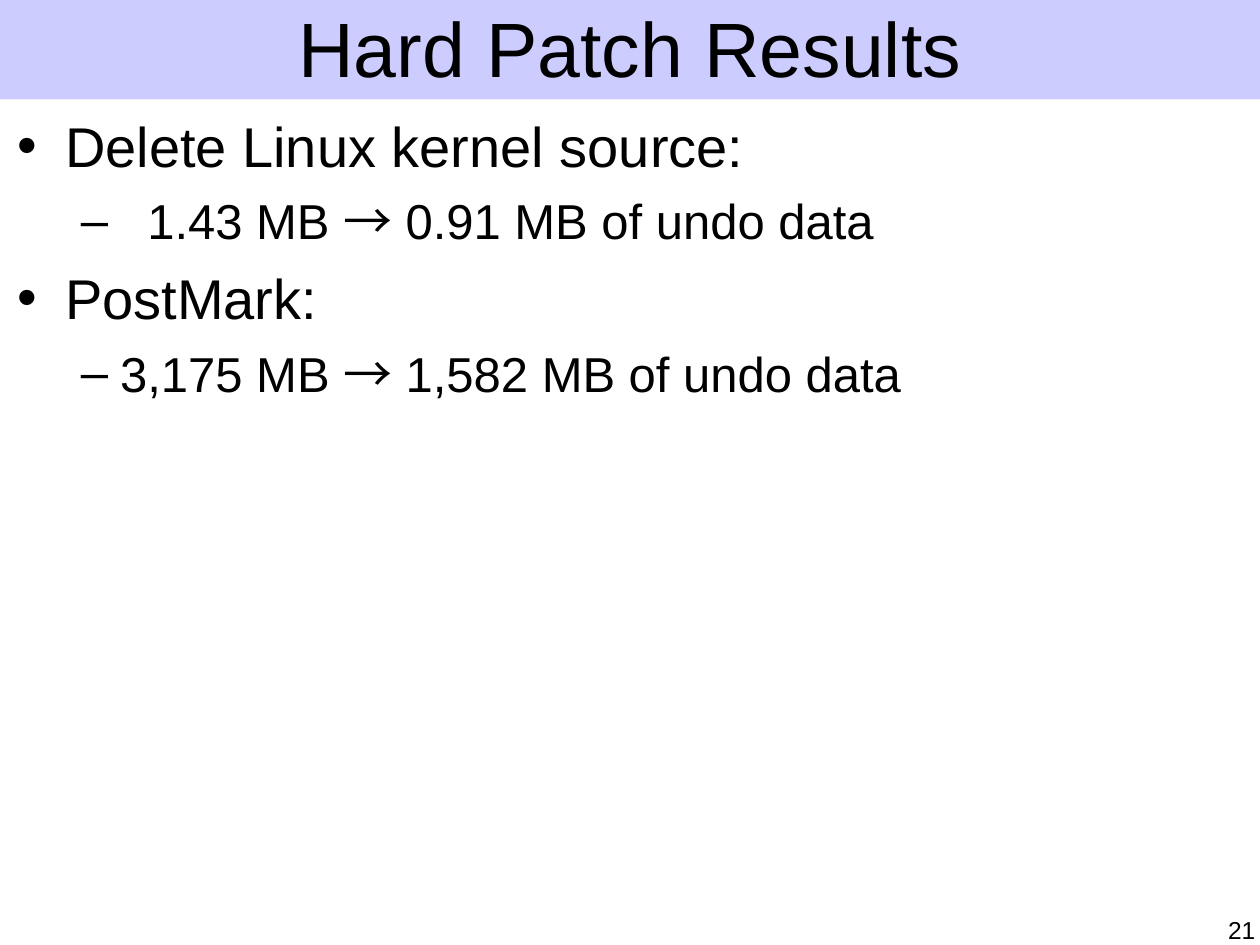
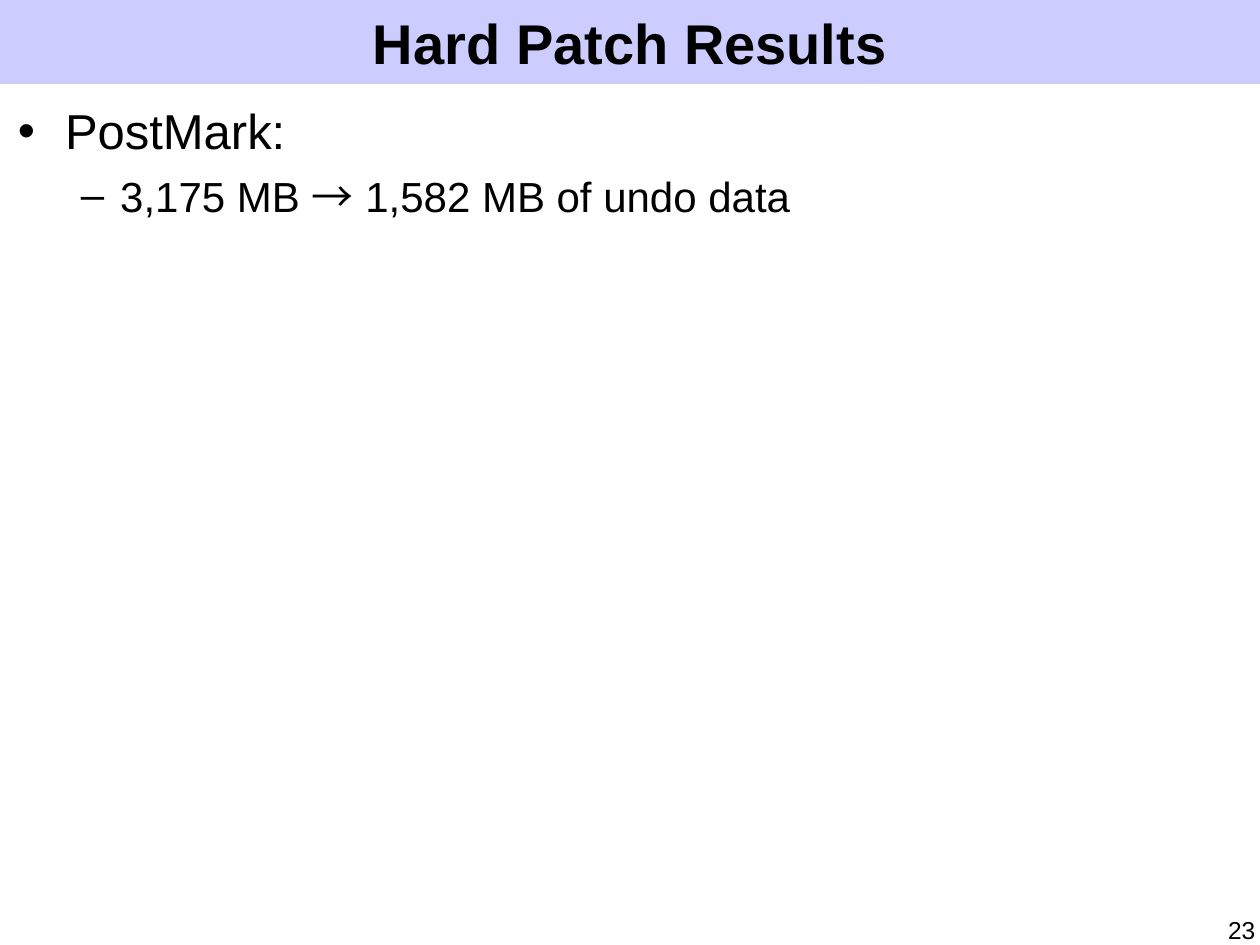
Before and after one commit to ucla-readable/fstitch-doc, a slide deck: slide 23 of sosp/pres.ppt (slide 21 before the commit). Drawn at 1260x945 pixels with LibreOffice and Linux fonts; fonts in the diff are those of the drawing. Boxes give left, top, right and bottom in pixels: in the first picture for what was removed or moved away, otherwise in the second. Text is boxed around its words. In the diff, an @@ line names an element or a change of style, - is before the commit and + after.

Commit message:
Motivation, patch model, and some patch optimization improvements.

```diff
--- a/sosp/pres.ppt
+++ b/sosp/pres.ppt
@@ rectangle: place and size @@
-rectangle at [0,0,1260,100]
+rectangle at [0,0,1260,84]
@@ title "Hard Patch Results" at [373,23,886,65]: size 44 to 32 pt, bold on @@
@@ text "PostMark:": place and size @@
-text "PostMark:" at [65,126,901,399]
+text "PostMark:" at [65,113,790,218]
@@ text "PostMark:" at [65,113,790,218]: size 32 to 28 pt in "PostMark:"; size 28 to 24 pt in "3,175 MB → 1,582 MB of undo ..."; less space between paragraphs @@
@@ text at [65,126,873,240]: paragraphs removed @@
-• Delete Linux kernel source:
-  – 1.43 MB → 0.91 MB of undo data
@@ page number at [1228,922,1255,940]: text changed @@
-21
+23
```
Also in this commit, not shown: 37 other slides changed, 8 slides added, 7 slides removed.
